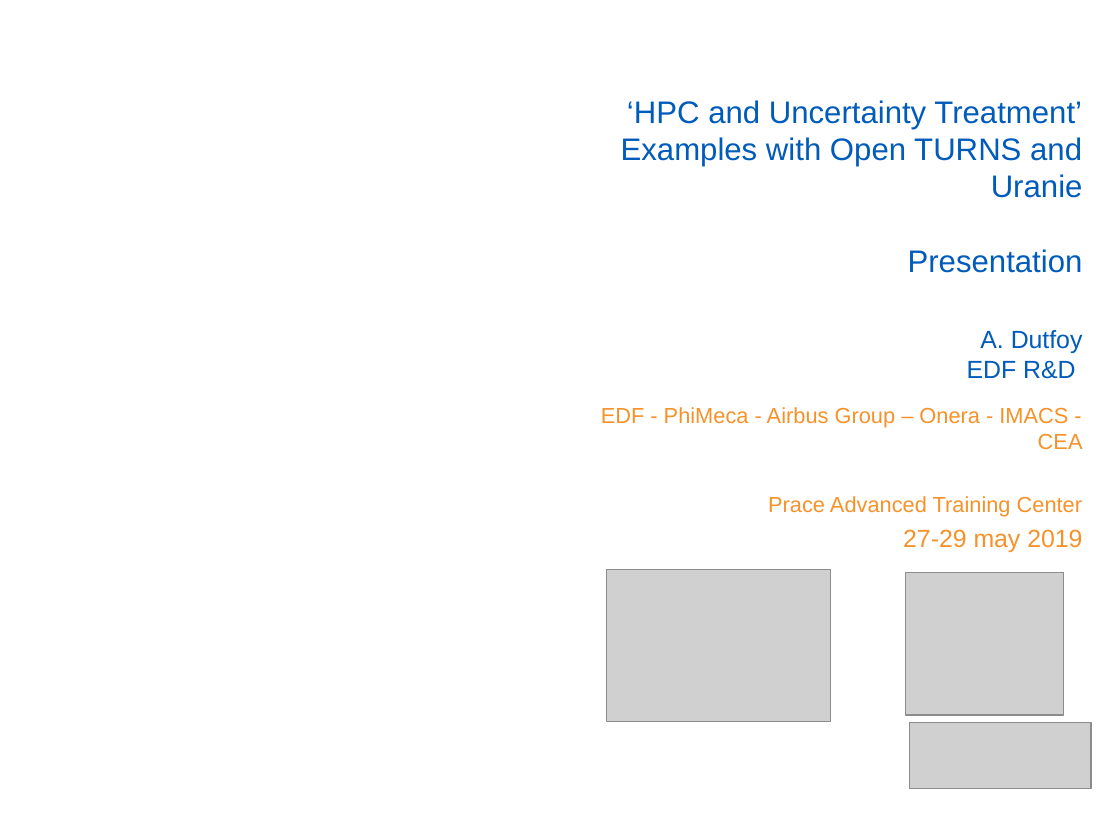
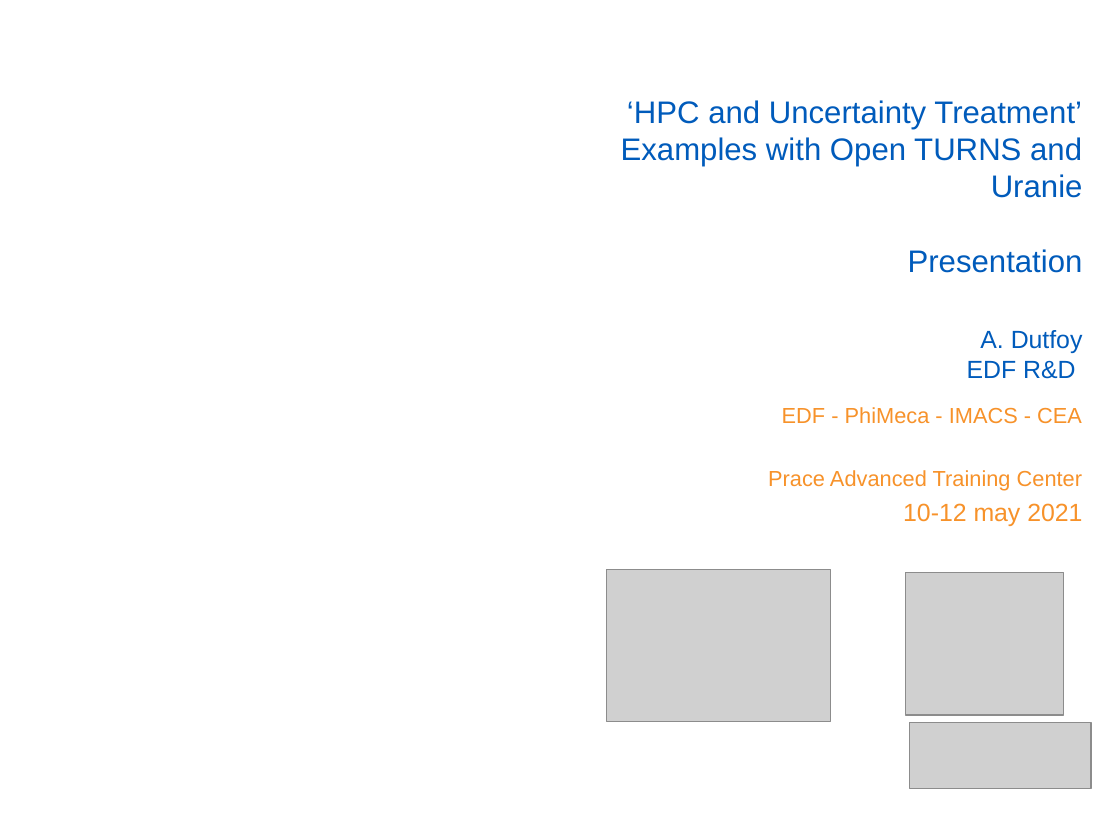
Before and after one commit to mbaudin47/hpcuqtraining, a slide deck: slide 1 of 2021/Courses/Intro/1-PRACE_D1-IntroStage.ppt. Drawn at 1120x840 pixels with LibreOffice and Linux fonts; fonts in the diff are those of the drawing; grey boxes stand for pictures; background and template pictures are left out. Boxes give left, top, right and bottom in pixels: in the first picture for what was removed or moved away, otherwise in the second. Text is boxed around its words. In the diff, an @@ line names an element or a change of style, - is before the commit and + after.

```diff
--- a/2021/Courses/Intro/1-PRACE_D1-IntroStage.ppt
+++ b/2021/Courses/Intro/1-PRACE_D1-IntroStage.ppt
@@ subtitle at bbox=[782, 407, 1082, 424]: text changed @@
-EDF - PhiMeca - Airbus Group – Onera - IMACS - CEA
+EDF - PhiMeca - IMACS - CEA
@@ subtitle at bbox=[903, 503, 1082, 526]: text changed @@
-27-29 may 2019
+10-12 may 2021
```
Also in this commit, not shown: 1 other file.
